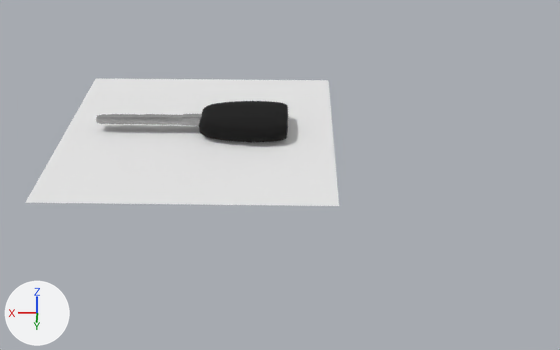
Two versions of the Blender file key.blend, one commit apart.
Before and after are seen from a camera (50 mm lens) standing at (-2.22, 25.71, 12.17) and looking at (-1.74, 1.78, -1.77). Arrows for +X, +Y and +Z are at lower left; the lights stay in place.

Objects in the first picture: 'Handle.001', 'Key', 'Plane'.
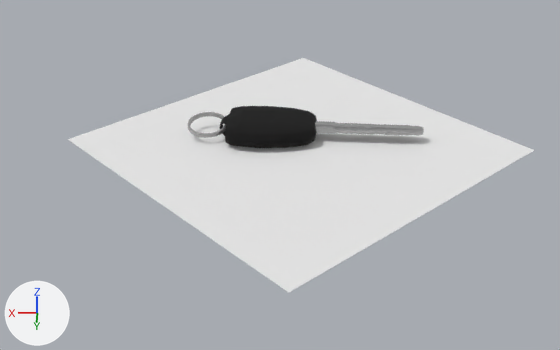
Commit message: Add keyring to key

Pixel boxes (x1, y1, x2, y2) of what changed, in the pictures (560 x 350 px):
'Plane', moved, turned, rescaled: before (25, 78, 339, 206); after (68, 58, 534, 292)
'Key_Handle', added (black): after (220, 106, 317, 148)
'Handle.001', deleted (black): before (199, 101, 288, 142)
'Key', moved, turned: before (96, 114, 202, 126); after (315, 121, 424, 136)
'Ring', added: after (188, 112, 226, 138)

Patch to the scene script:
```diff
--- a/key.blend.py
+++ b/key.blend.py
@@ me_circle @@
+me_circle.from_pydata(...)  # 416 vertices, 416 faces; spans x -1.0..1.0, y -1.0..1.0, z 0.0..0.19
+me_circle.materials.append(mat_key)
@@ me_cylinder @@
+me_cylinder.from_pydata(...)  # 1053 vertices, 1114 faces; spans x -1.0..11.63, y -1.48..1.44, z -5.12..5.12
+me_cylinder.materials.append(mat_handle)  # black #000000
@@ ob_key @@
 ob_key = bpy.data.objects.new('Key', me_cube_002)
-ob_key.location = (1.81, 0.0, -0.38)
+ob_key.location = (-3.61, 0.56, -0.38)
+ob_key.rotation_euler = (0.0, 0.0, -3.192)  # degrees (0, 0, -183)
 ob_key.scale = (1.18, 0.513, 0.273)
@@ ob_plane @@
 ob_plane = bpy.data.objects.new('Plane', me_plane_004)
-ob_plane.location = (1.29, 0.16, -0.93)
-ob_plane.scale = (4.95, 4.95, 4.95)
+ob_plane.location = (-2.37, 1.05, -0.93)
+ob_plane.rotation_euler = (0.0, 0.0, -0.815)  # degrees (0, 0, -47)
+ob_plane.scale = (5.92, 5.92, 5.92)
@@ ob_handle_001 @@
-ob_handle_001 = bpy.data.objects.new('Handle.001', me_cube_004)
-ob_handle_001.location = (0.0, 0.0, -0.52)
-ob_handle_001.scale = (1.99, 1.72, 0.669)
-_m = ob_handle_001.modifiers.new('Mirror', 'MIRROR')
-_m.use_axis = (False, True, True)
-_m = ob_handle_001.modifiers.new('Subsurf', 'SUBSURF')
-_m.levels = 4
-_m.render_levels = 4
@@ ob_ring @@
+ob_ring = bpy.data.objects.new('Ring', me_circle)
+ob_ring.location = (0.93, 0.34, -0.58)
+ob_ring.rotation_euler = (0.143, 0.0, -3.192)  # degrees (8.2, 0, -183)
+ob_ring.scale = (0.723, 0.723, 0.723)
@@ ob_key_handle @@
+ob_key_handle = bpy.data.objects.new('Key_Handle', me_cylinder)
+ob_key_handle.location = (0.2, 0.37, -0.52)
+ob_key_handle.rotation_euler = (-1.571, 0.0, -3.192)  # degrees (-90, 0, -183)
+ob_key_handle.scale = (0.283, 0.283, 0.253)
+_m = ob_key_handle.modifiers.new('Subsurf', 'SUBSURF')
+_m.levels = 2
+_m.render_levels = 3
```
